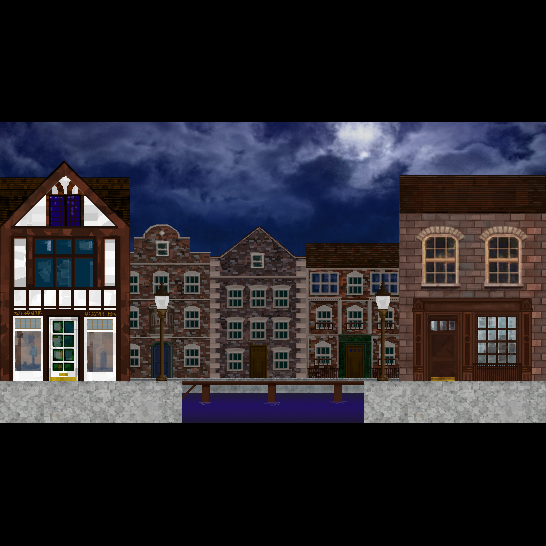
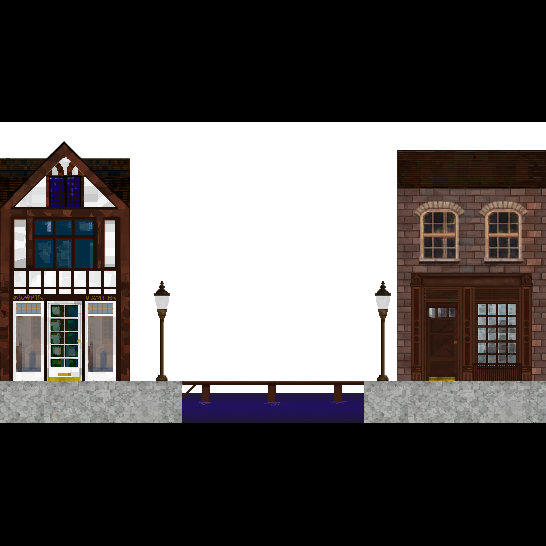
Two versions of the same layered image (546x546). Layer-by-layer changes:
added layer "Layer 362" in group "house 1" over left=0, top=141, right=131, bottom=382
hid "Layer 341" over left=0, top=177, right=15, bottom=382
hid "Layer 17" over left=6, top=160, right=155, bottom=423
hid "Layer 2" over left=6, top=160, right=131, bottom=381
hid "Layer 18" over left=6, top=177, right=130, bottom=235
hid "Layer 21" over left=35, top=237, right=296, bottom=319
added layer "Layer 364" in group "house2" over left=397, top=150, right=546, bottom=381
hid "Layer 340" over left=399, top=213, right=545, bottom=389
hid "Layer 331" over left=398, top=175, right=546, bottom=395
hid "Layer 126" over left=399, top=175, right=546, bottom=383
hid group "Background" (8 layers) over left=0, top=122, right=546, bottom=423
hid group "sky" (3 layers) over left=0, top=122, right=546, bottom=423
